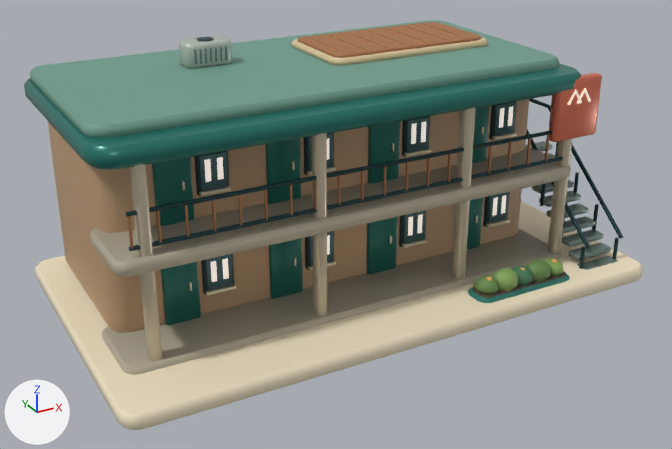
The glTF model assets/models/architecture/motel.glb: old version first, new version second.
Camera for both pictures: a camera (50 mm lens) standing at (-8.21, -15.13, 8.57) and looking at (-0.29, -0.74, 1.37). Lighting does not change. The marker at lower left points along +X, +Y and +Z. The first picture is the older version. Vertices at exactly the same position are counted once.

The first picture shows 'Motel'.
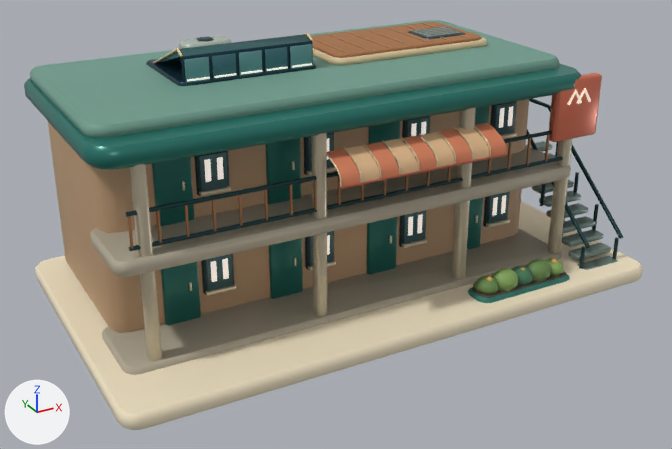
What differs and where, as boxes (x1, y1, x2, y2) in the pictures (672 x 449 px):
part 1 of me_motel, added: after (340, 153, 508, 189)
part 2 of me_motel, added (cyan): after (146, 33, 317, 86)
part 3 of me_motel, added: after (408, 27, 465, 39)
part 4 of me_motel, added (brown): after (326, 123, 506, 187)
part 5 of me_motel, recoloured: (179, 40, 491, 204) in both

The change, as a list of edits to the scene's bpy script:
```text
Change me_motel:
    used by ob_motel; location = (0.0, 0.0, 0.0)
    remove me_motel.from_pydata(...)  # 9696 vertices, 18784 faces; spans x -5.41..5.41, y -3.45..2.75, z 0.0..4.8
    add me_motel.from_pydata(...)  # 11401 vertices, 21960 faces; spans x -5.41..5.41, y -3.45..2.75, z 0.0..4.93
    me_motel part 1: a new loose piece, a 7-sided cylinder along x spanning x -1.295..2.115, y -2.753..-2.717, z 2.986..3.024, in mat_paint
    me_motel part 2: 864 vertices added at x -3.05..-0.35, y -0.22..1.68, z 4.28..4.93
    me_motel part 3: 440 vertices added at x 2.3..3.33, y 0.18..1.06, z 4.24..4.52
    me_motel part 4: 315 vertices added at x -1.3..2.11, y -2.74..-2.15, z 3.01..3.47
    me_motel part 5: 841 kept faces spanning x -2.52..2.18, y -2.22..1.52, z 2.46..4.77 get new vertex colours
    other edits to the shape of me_motel do not show in these pictures
```
